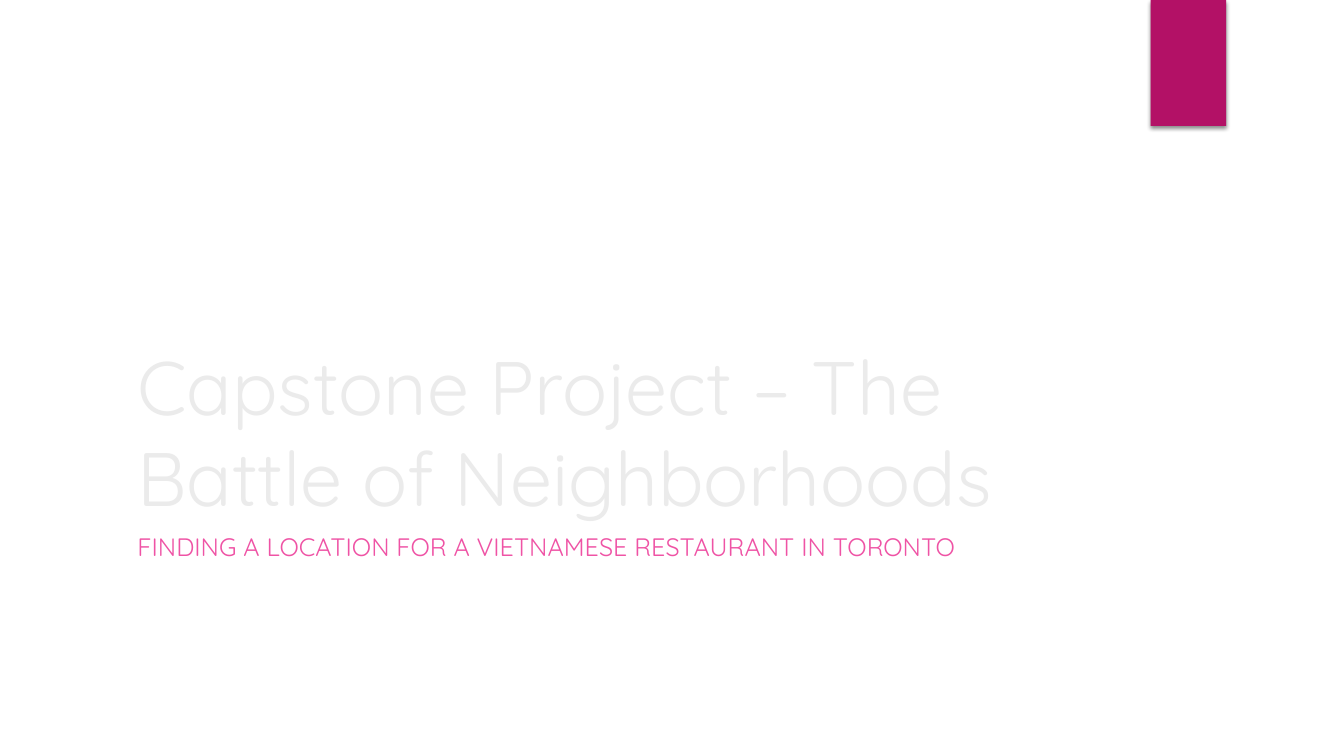
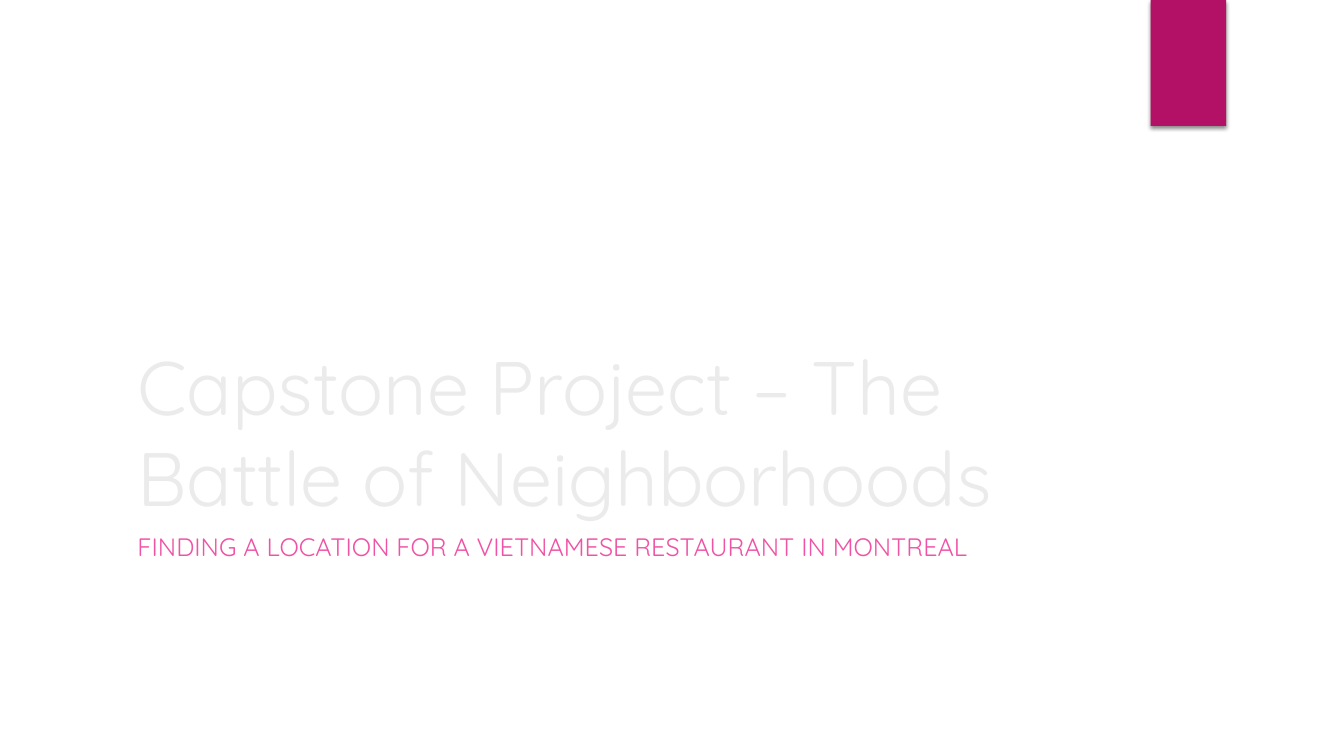
Before and after one commit to EneaGroballi/battle_of_neighborhoods, a slide deck: slide 1 of Capstone Project – The Battle of Neighborhoods.pptx. Drawn at 1344x756 pixels with LibreOffice and Linux fonts; fonts in the diff are those of the drawing; background and template pictures are left out. Boxes give left, top, right and bottom in pixels: in the first picture for what was removed or moved away, otherwise in the second. Text is boxed around its words. In the diff, an @@ line names an element or a change of style, - is before the commit and + after.

```diff
--- a/Capstone Project – The Battle of Neighborhoods.pptx
+++ b/Capstone Project – The Battle of Neighborhoods.pptx
@@ subtitle at (137, 538, 968, 557): text changed @@
-FINDING A LOCATION FOR A VIETNAMESE RESTAURANT IN TORONTO
+FINDING A LOCATION FOR A VIETNAMESE RESTAURANT IN MONTREAL
```
Also in this commit, not shown: 1 other file.
